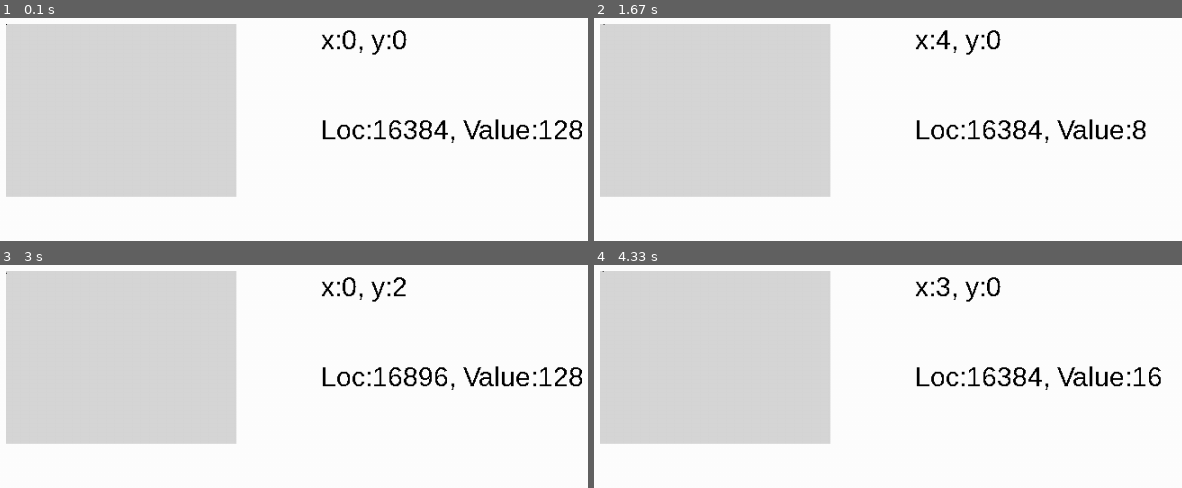
Above: before the commit, frames 1-4 (two rows, left to right).
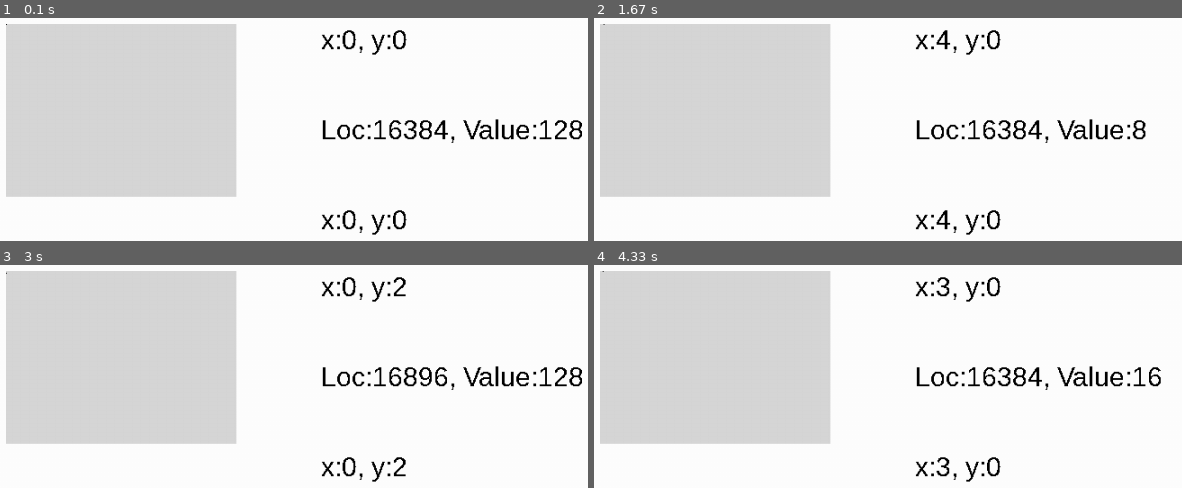
Above: after the commit, the same moments.

Repository: wallermatt/z80
Game: pygame game, started from pygame1.py
Two runs of this game, one before a commit and one after it. Both use one fixed random seed, a clock stepped at 60 frames per second and the inputs below.
Inputs:
- Up to frame 1 (0.1 s): no input
- Up to frame 2 (1.67 s): tap K at 0.33 s; hold Right 0.67-1.13 s; hold Up 1.17-1.47 s; hold Right from 1.5 s (still down)
- Up to frame 3 (3 s): release Right at 1.97 s; hold Left 2-2.53 s; hold Down 2.57-2.87 s; hold Left from 2.9 s (still down)
- Up to frame 4 (4.33 s): release Left at 3.3 s; hold Up 3.33-3.7 s; hold Right from 3.73 s (still down)

The runs differ from the first frame. In frame 1, 0.5% of the frame differs, in the area x 54-70%, y 86-98%; in frame 2, 0.4%; in frame 3, 0.4%; in frame 4, 0.4%.

Commit message:
start z80

Diff:
--- a/memory.py
+++ b/memory.py
@@ -1,3 +1,5 @@
+import math
+
 for i in range(0, 6144):
     block = i // 2048
     block_offset = i % 2048
@@ -5,4 +7,6 @@
     line = block_offset // 256
     line_offset = block_offset % 256
     row = line_offset // 32
-    print(i, block, row, line, column)
+    x_coord = column * 8 + (7 - int(math.log(128) / math.log(2)))
+    y_coord = block * 64 + row * 8 + line
+    print(i, block, row, line, column, x_coord, y_coord)
--- a/parse_instructions.py
+++ b/parse_instructions.py
@@ -3,6 +3,8 @@
 instructions = []
 
 instruction_list = []
+
+instruction_set = set()
 
 class Instruction:
 
@@ -71,7 +73,14 @@
 
     new_instruction = Instruction(instruction[4], instruction[5], size, time, flags, desc, instruction_base, left_arg, right_arg)
     instruction_list.append(new_instruction)
-    print(new_instruction)
+    instruction_set.add(instruction_base)
+    #print(new_instruction)
 
-for instruction in instruction_list:
-    print(instruction.text, instruction.size, instruction.time, instruction.flags, instruction.desc)
+#for instruction in instruction_list:
+#    print(instruction.text, instruction.size, instruction.time, instruction.flags, instruction.desc)
+
+
+for instruction in instruction_set:
+    print(instruction)
+
+print(len(instruction_set))
--- a/pygame1.py
+++ b/pygame1.py
@@ -2,6 +2,7 @@
 
 # Import and initialize the pygame library
 import pygame
+import math
 
 from pygame.locals import (
     K_UP,
@@ -38,6 +39,8 @@
         self.rect.y = SPEC_SCREEN_TOP
         self.memory_location_offset = 0
         self.memory_location_value = 128
+        self.x_coord = 0
+        self.y_coord = 0
 
     def update(self, pressed_keys):
         if pressed_keys[K_UP]:
@@ -94,9 +97,14 @@
     def calculate_coords_from_memory(self):
         block = self.memory_location_offset // 2048
         block_offset = self.memory_location_offset % 2048
-        line = block_offset // 8
-        line_offset = block_offset % 8
-        row = line_offset // 64
+        line = block_offset // 256
+        line_offset = block_offset % 256
+        row = line_offset // 32
+        column = block_offset % 32
+        self.x_coord = column * 8 + (7 - int(math.log(self.memory_location_value) / math.log(2)))
+        self.y_coord = block * 64 + row * 8 + line
+        self.rect.left = self.x_coord + SPEC_SCREEN_LEFT
+        self.rect.top = self.y_coord + SPEC_SCREEN_TOP
 
 
 
@@ -143,11 +151,15 @@
 
     screen.blit(player.surf, player.rect)
 
+    player.calculate_coords_from_memory()
     textsurface = myfont.render("x:{}, y:{}".format(str(player.rect.left - SPEC_SCREEN_LEFT), str(player.rect.top - SPEC_SCREEN_TOP)), False, (0, 0, 0))
     screen.blit(textsurface,(400,50))
 
     textsurface2 = myfont.render("Loc:{}, Value:{}".format(str(player.memory_location_offset + SCREEN_START), str(player.memory_location_value)), False, (0, 0, 0))
     screen.blit(textsurface2,(400,150))
+
+    textsurface3 = myfont.render("x:{}, y:{}".format(str(player.x_coord), str(player.y_coord)), False, (0, 0, 0))
+    screen.blit(textsurface3,(400,250))
 
     #surf.fill((215, 215, 215))
 
--- /dev/null
+++ b/z80/base.py
@@ -0,0 +1,119 @@
+class Component:
+
+    SIZE = 1
+    MAX_VALUE = 256
+
+    def __init__(self, name):
+        self.name = name
+        self.contents = 0
+
+    def get_name(self):
+        return self.name
+
+    def get_contents(self):
+        return self.contents
+
+    def set_contents(self, value):
+        self.contents = value
+
+    def add_to_contents(self, value):
+        carry_flag = 0
+        result = self.contents + value
+        if result >= self.MAX_VALUE:
+            result = result % self.MAX_VALUE
+            carry_flag = 1
+        self.contents = result
+        return carry_flag
+
+    def subtract_from_contents(self, value):
+        carry_flag = 0
+        if self.contents >= value:
+            self.contents -= value
+        else:
+            self.contents = self.contents - value + self.MAX_VALUE
+            carry_flag = 1
+        return carry_flag
+
+
+class DoubleComponent(Component):
+
+    SIZE = 2
+
+    def __init__(self, name, low_component, high_component):
+        self.name = name
+        self.low = low_component
+        self.high = high_component
+
+    def get_contents(self):
+        return self.high.get_contents() * self.MAX_VALUE + self.low.get_contents()
+
+    def set_contents_value(self, value):
+        low_value = value % self.MAX_VALUE
+        high_value = value // self.MAX_VALUE
+        self.low.set_contents(low_value)
+        self.high.set_contents(high_value)
+
+    def set_contents(self, low_value, high_value=0):
+        self.low.set_contents(low_value)
+        self.high.set_contents(high_value)
+
+    def add_to_contents(self, value):
+        low_value = value % self.MAX_VALUE
+        high_value = value // self.MAX_VALUE
+        carry_flag = self.low.add_to_contents(low_value)
+        if carry_flag == 1:
+            high_value += 1
+        carry_flag = self.high.add_to_contents(high_value)
+        return carry_flag
+
+    def subtract_from_contents(self, value):
+        low_value = value % self.MAX_VALUE
+        high_value = value // self.MAX_VALUE
+        carry_flag = self.low.subtract_from_contents(low_value)
+        if carry_flag == 1:
+            high_value += 1
+        carry_flag = self.high.subtract_from_contents(high_value)
+        return carry_flag
+
+
+class Memory:
+
+    def __init__(self, size):
+        self.contents = [Component("address: {}".format(e)) for e in range(size)]
+
+    def get_contents(self, address):
+        return self.contents[address]
+
+    def get_contents_value(self, address):
+        return self.contents[address].get_contents()
+
+    def set_contents_value(self, address, value):
+        self.contents[address].set_contents(value)
+
+    def dump(self):
+        return [e.get_contents() for e in self.contents]
+
+    def load(self, data):
+        for address,value in enumerate(data):
+            self.contents[address].set_contents(value)
+
+
+
+class InstructionBase:
+
+    def __init__(self, name, opcode, memory, program_counter=None, components=None, stack_pointer=None):
+        self.name = name
+        self.opcode = opcode
+        self.memory = memory
+        self.program_counter = program_counter
+        self.components = components
+        self.stack_pointer = stack_pointer
+
+    def get_memory_location_contents_and_inc_pc(self):
+        pc_value = self.program_counter.get_contents()
+        contents = self.memory.get_contents_value(pc_value)
+        self.program_counter.set_contents(pc_value + 1)
+        return contents
+
+    def run(self):
+        pass
--- /dev/null
+++ b/z80/z80.py
@@ -0,0 +1,71 @@
+from base import Component, Memory, InstructionBase, DoubleComponent
+
+
+class CPUTest(InstructionBase):
+
+    MEMORY_SIZE = 256 * 256
+    PROGRAM_COUNTER = "PC"
+    STACK_POINTER = "SP"
+
+    def __init__(self):
+        self.memory = Memory(self.MEMORY_SIZE)
+        self._define_registers()
+        self.registers_by_name ={reg.name: reg for reg in self.registers}
+
+    def _define_registers(self):
+        self.program_counter_low = Component("PCL")
+        self.program_counter_high = Component("PCH")
+        self.program_counter = DoubleComponent("PC", self.program_counter_low, self.program_counter_high)
+
+        self.stack_pointer_low = Component("SPL")
+        self.stack_pointer_high = Component("SPH")
+        self.stack_pointer = DoubleComponent("SP", self.stack_pointer_low, self.stack_pointer_high)
+
+        self.A = Component("A")
+        self.B = Component("B")
+        self.C = Component("C")
+        self.D = Component("D")
+        self.E = Component("E")
+        self.F = Component("F")
+        self.H = Component("H")
+        self.L = Component("L")
+        self.I = Component("I")
+        self.R = Component("R")
+        self.IXH = Component("IXH")
+        self.IXL = Component("IXL")
+        self.IYH = Component("IYH")
+        self.IYL = Component("IYL")
+
+        self.AF = DoubleComponent("AF", self.F, self.A)
+        self.BC = DoubleComponent("BC", self.C, self.B)
+        self.DE = DoubleComponent("DE", self.E, self.D)
+        self.HL = DoubleComponent("HL", self.L, self.H)
+        self.IX = DoubleComponent("IX", self.IXL, self.IXH)
+        self.IY = DoubleComponent("IY", self.IYL, self.IYH)
+
+        self.registers = [
+            self.program_counter,
+            self.stack_pointer,
+            self.A,
+            self.B,
+            self.C,
+            self.D,
+            self.E,
+            self.F,
+            self.H,
+            self.L,
+            self.I,
+            self.R,
+            self.IXH,
+            self.IXL,
+            self.IYH,
+            self.IYL,
+            self.AF,
+            self.BC,
+            self.DE,
+            self.HL,
+            self.IX,
+            self.IY
+        ]
+
+        self.registers_by_name = {reg.name: reg for reg in self.registers}
